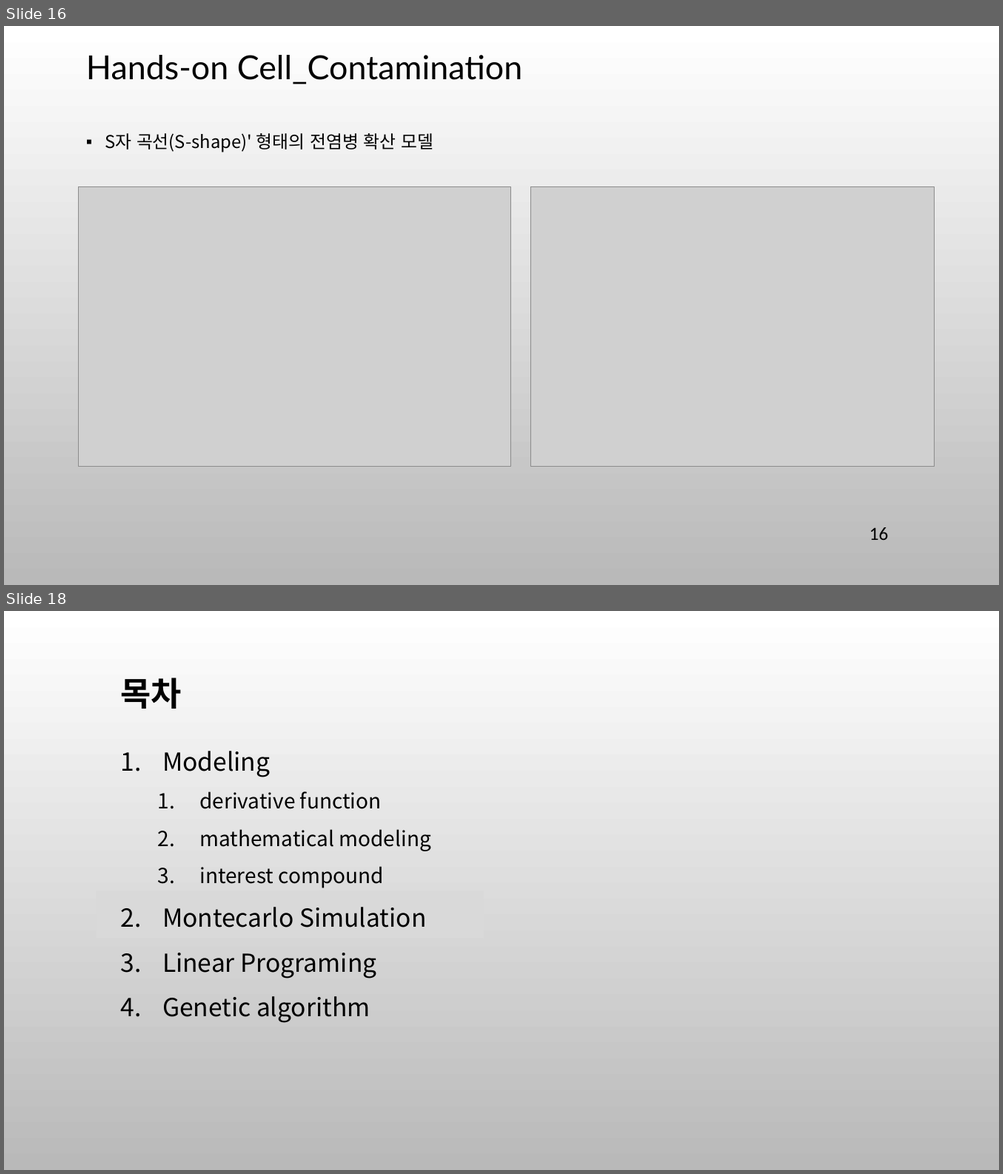
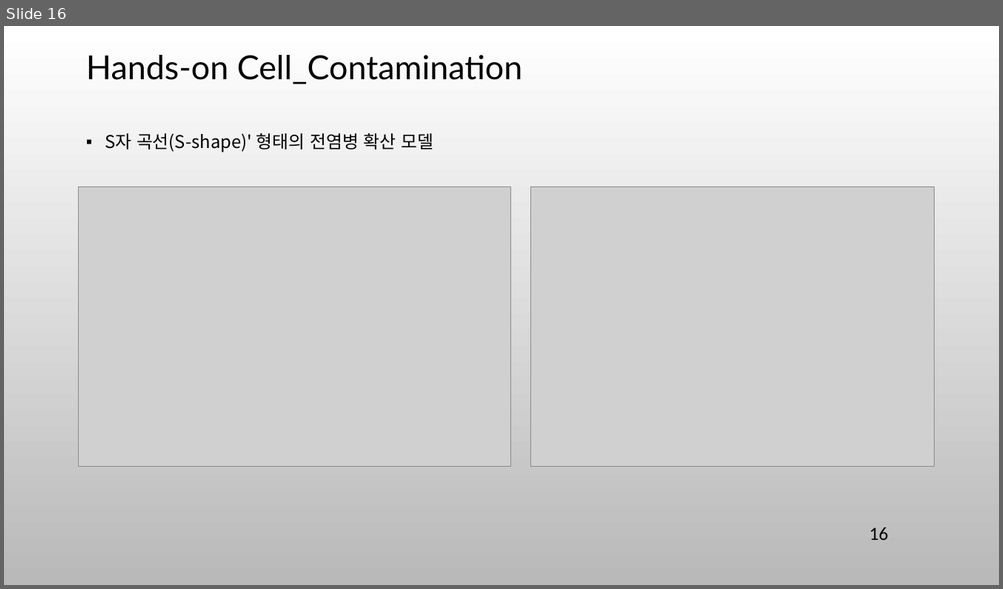
Before and after one commit to ancestor9/mathematics-for-machine-learning, a slide deck: 9_Modeling & Simulation.pptx. Shown one above the other, each under a label of ours: slides 16 and 18 before the commit, slide 16 after it; the slides between them are not shown. The pictures are 1003x1174 and 1003x589 pixels, drawn with LibreOffice and Linux fonts; fonts in the diff are those of the drawing; grey boxes stand for pictures; background and template pictures are left out. Boxes give left, top, right and bottom in pixels: in the first picture for what was removed or moved away, otherwise in the second. Text is boxed around its words. In the diff, an @@ line names an element or a change of style, - is before the commit and + after.

```diff
--- a/9_Modeling & Simulation.pptx
+++ b/9_Modeling & Simulation.pptx
@@ slide 18 removed at [4,611,999,1170], background picture (left out) @@
@@ text removed at [120,678,181,709] @@
-목차
@@ text removed at [162,751,431,1023] @@
-1. Modeling
-  1. derivative function
-  2. mathematical modeling
-  3. interest compound
-2. Montecarlo Simulation
-3. Linear Programing
-4. Genetic algorithm
@@ rectangle removed at [96,891,483,939] @@
```
Also in this commit, not shown: 15 other slides removed.
